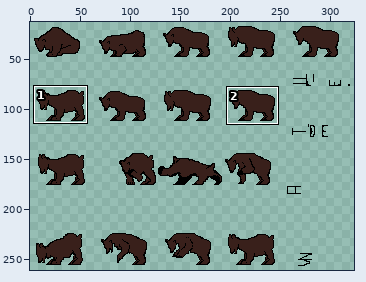
Edited in one commit: sprite sheet (assets/sprites/Atroz-2.png). The first picture is a wide view before the edit; the outline marks the close-up.
Close-up. Before the commit:
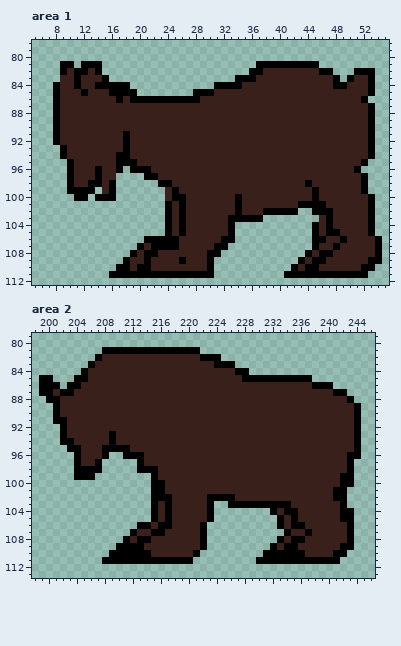
The file is 300x300 pixels. Shown: area 1: x 5..55, y 78..112; area 2: x 198..246, y 79..113. The old version is drawn lined up with the new one. The wide view leaves out empty margins. The commit also changed other parts of the picture, which this record leaves out.
New version:
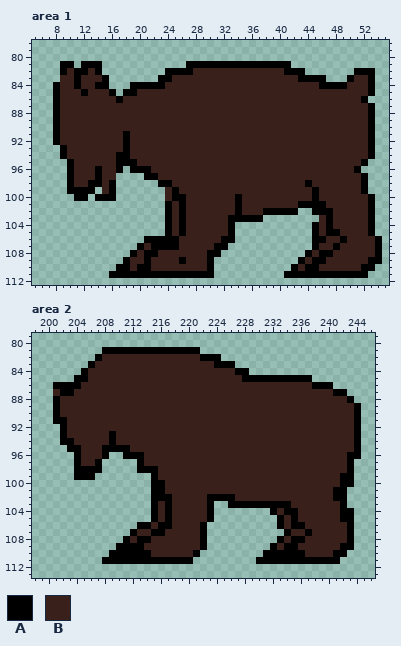
Palette (. is transparent): A #000000  B #39201b
Edits made:
canvas 300x300 -> 350x350; drawings rearranged on the sheet (the old picture shows each at its new place; 12 dropped ones are not shown)
--- area 1
@@ x 5..55 @@
  80 ...................................................
- 81 ....AA.AAA......................AAAAAAAAA..........
- 82 ....ABAABA.....................AABBBBBBBBAA...AAA..
- 83 ....BBABBBA..................AAABBBBBBBBBBBA.ABBA..
- 84 ...ABBABBAAAAA............AAAABBBBBBBBBBBBBAABBBA..
- 85 ...ABBBABBBAAAA........AAABBBBBBBBBBBBBBBBBBBBBBA..
- 86 ...ABBBBBBBBABAAAAAAAAAABBBBBBBBBBBBBBBBBBBBBBBA...
+ 81 ....AA.AAA............AAAAAAAAAAAAAAA..............
+ 82 ....ABAABA.........AAAABBBBBBBBBBBBBAAA.......AAA..
+ 83 ....BBABBBA.......AABBBBBBBBBBBBBBBBBBAAAA...ABBA..
+ 84 ...ABBABBAA...AAAAABBBBBBBBBBBBBBBBBBBBBBAAAABBBA..
+ 85 ...ABBBABBBA.AABBBBBBBBBBBBBBBBBBBBBBBBBBBBBBBBBA..
+ 86 ...ABBBBBBBBABBBBBBBBBBBBBBBBBBBBBBBBBBBBBBBBBBA...
  87 ...ABBBBBBBBBBBBBBBBBBBBBBBBBBBBBBBBBBBBBBBBBBBBA..
--- area 2
@@ x 198..204 @@
  84 .......
- 85 .AA...A
- 86 .AAA.AA
- 87 .AABAAB
- 88 ..AABBB
+ 85 ......A
+ 86 ...AAAA
+ 87 ...BAAB
+ 88 ...ABBB
  89 ...ABBB
Changed places in both close-ups, as pixel boxes (x1, y1, x2, y2):
changed: (109, 61, 263, 103)
changed: (284, 61, 340, 89)
changed: (39, 375, 67, 403)
